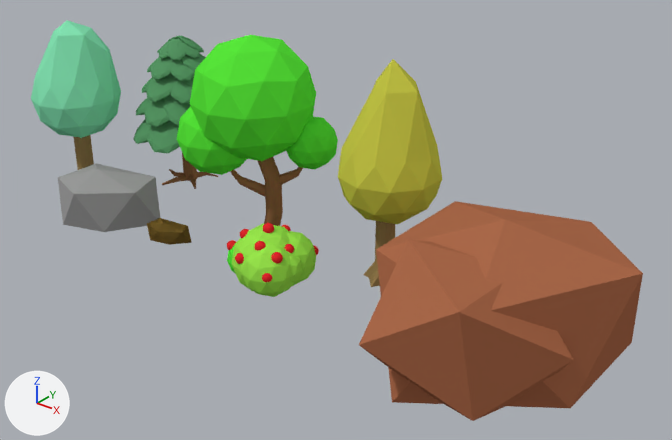
An edit to the Blender file blender/dev/3d/assets/forest_asset.blend, drawn before and after from the same camera.
The view is the same before and after, from a camera (50 mm lens) standing at (24.1, -24.3, 16.3) and looking at (5.7, -1.3, 2.1). Lighting does not change. The marker at lower left points along +X, +Y and +Z.
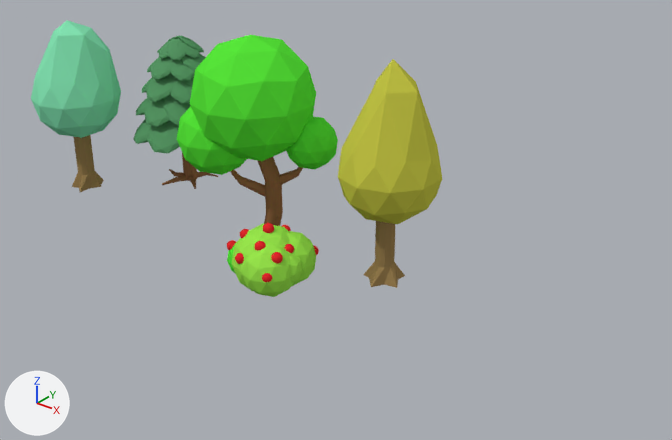
The change in detail:
Object 'Icosphere.007' (ob_icosphere_007) is deleted.
Object 'Icosphere.006' (ob_icosphere_006) is deleted.
Object 'Icosphere.005' (ob_icosphere_005) is deleted.

Changed parts and their boxes (x1, y1, x2, y2) in the pictures (672 x 440 px):
'Icosphere.007', deleted (brown): before (359, 201, 643, 421)
'Icosphere.005', deleted: before (58, 163, 160, 232)
'Icosphere.006', deleted (brown): before (147, 218, 192, 245)
